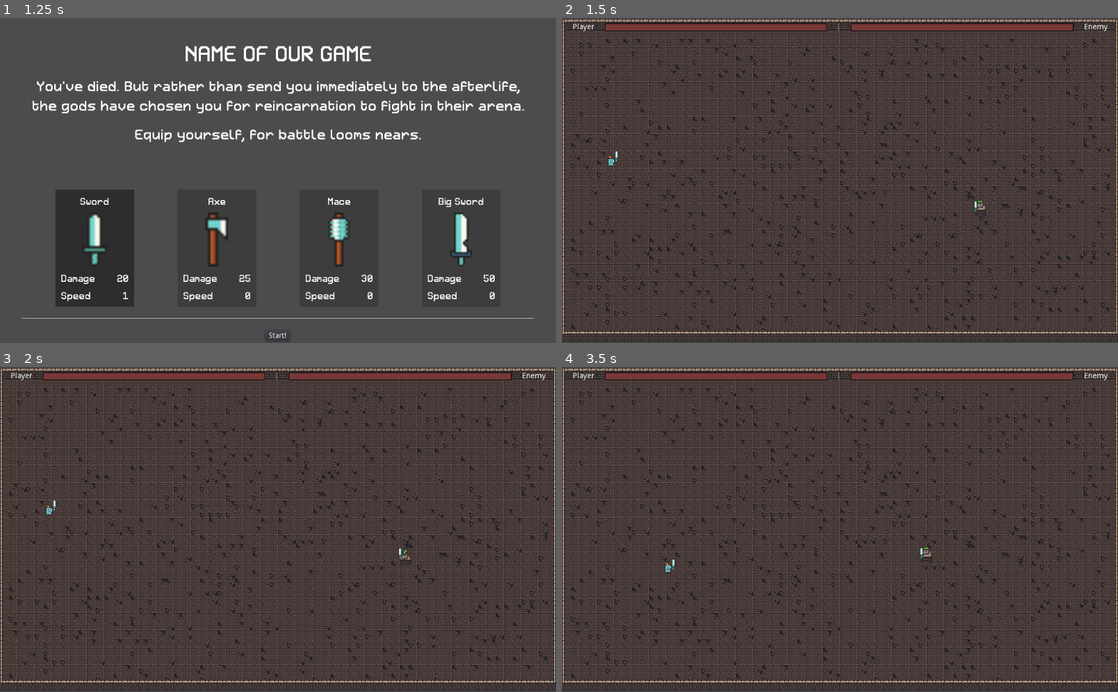
Above: before the commit, frames 1-4 (two rows, left to right).
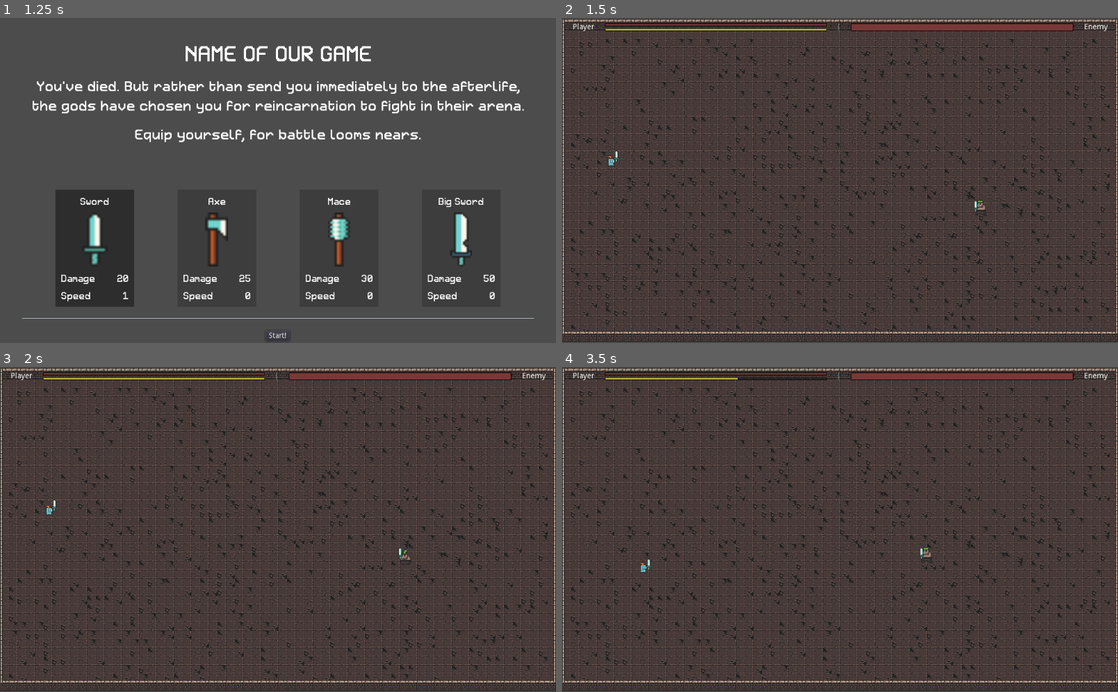
Above: after the commit, the same moments.

Repository: josephmbustamante/ludum-dare-45
Game: Godot game, scene res://Scenes/WeaponPickerScreen.tscn
Two runs of this game, one before a commit and one after it. Both use one fixed random seed, a clock stepped at 60 frames per second and the inputs below.
Inputs (mouse positions are in pixels of both pictures, inside the frame that each line leads up to):
- Up to frame 1 (1.25 s): tap Enter at 0.5 s; move the mouse to (94, 248) at 0.52 s; hold Right (right) from 0.53 s (still down); click (94, 248) at 0.6 s; right-click (94, 248) at 0.8 s
- Up to frame 2 (1.5 s): release Right (right) at 1.25 s; click "Start!" at 1.25 s
- Up to frame 3 (2 s): no input
- Up to frame 4 (3.5 s): move the mouse to (728, 545) at 2.02 s; hold Down (down) 2.03-2.78 s; right-click (728, 545) at 2.1 s; click (728, 545) at 2.17 s; tap J at 2.3 s; move the mouse to (895, 458) at 2.77 s; hold Right (right) from 2.78 s (still down); hold J from 2.78 s (still down); click (895, 458) at 2.92 s; tap K at 3.05 s

Frame 1 is identical in both runs. In frame 2, 0.6% of the frame differs, in the area x 7-48%, y 2-4%; in frame 3, 0.6%; in frame 4, 0.7%, in the area x 7-67%, y 2-64%.

Commit message:
First pass at stamina, no regeneration

Diff:
--- a/Scenes/BattleUI.tscn
+++ b/Scenes/BattleUI.tscn
@@ -1,7 +1,15 @@
-[gd_scene load_steps=3 format=2]
+[gd_scene load_steps=4 format=2]
 
 [ext_resource path="res://Scripts/BattleUI.gd" type="Script" id=1]
 [ext_resource path="res://Scenes/HealthBar.tscn" type="PackedScene" id=2]
+
+[sub_resource type="StyleBoxFlat" id=1]
+bg_color = Color( 0.772549, 0.72549, 0.207843, 1 )
+border_width_left = 1
+border_width_top = 1
+border_width_right = 1
+border_width_bottom = 1
+border_color = Color( 0, 0, 0, 1 )
 
 [node name="BattleUI" type="MarginContainer"]
 anchor_right = 1.0
@@ -34,7 +42,24 @@
 margin_bottom = 14.0
 text = "Player"
 
-[node name="PlayerHealthBar" parent="Rows/Columns" instance=ExtResource( 2 )]
+[node name="PlayerBars" type="VBoxContainer" parent="Rows/Columns"]
+margin_left = 59.0
+margin_right = 468.0
+margin_bottom = 14.0
+size_flags_horizontal = 3
+
+[node name="PlayerHealthBar" parent="Rows/Columns/PlayerBars" instance=ExtResource( 2 )]
+margin_left = 0.0
+margin_right = 409.0
+margin_bottom = 5.0
+size_flags_vertical = 3
+
+[node name="PlayerStaminaBar" parent="Rows/Columns/PlayerBars" instance=ExtResource( 2 )]
+margin_left = 0.0
+margin_top = 9.0
+margin_right = 409.0
+size_flags_vertical = 3
+custom_styles/fg = SubResource( 1 )
 
 [node name="Placeholder" type="VSeparator" parent="Rows/Columns"]
 margin_left = 488.0
--- a/Scenes/Main.tscn
+++ b/Scenes/Main.tscn
@@ -51,4 +51,5 @@
 margin_bottom = 150.0
 text = "Onward!"
 [connection signal="player_health_changed" from="Player" to="BattleUI" method="handle_player_health_changed"]
+[connection signal="player_stamina_changed" from="Player" to="BattleUI" method="handle_player_stamina_changed"]
 [connection signal="pressed" from="VictoryButton" to="." method="_on_VictoryButton_pressed"]
--- a/Scripts/BattleUI.gd
+++ b/Scripts/BattleUI.gd
@@ -1,24 +1,28 @@
 extends MarginContainer
 
-onready var player_health_bar = $Rows/Columns/PlayerHealthBar
+onready var player_health_bar = $Rows/Columns/PlayerBars/PlayerHealthBar
+onready var player_stamina_bar = $Rows/Columns/PlayerBars/PlayerStaminaBar
 onready var enemy_health_bar = $Rows/Columns/EnemyHealthBar
 var enemy_health = 0
 
 func initialize_player_health(max_health: int):
 	player_health_bar.initialize_health_bar(max_health)
 
+func initialize_player_stamina(stamina: int):
+	player_stamina_bar.initialize_health_bar(stamina)
+
 func initialize_enemy_health(max_health: int):
 	enemy_health = max_health
 	enemy_health_bar.initialize_health_bar(max_health)
+
+func handle_player_stamina_changed(new_stamina: int):
+	player_stamina_bar.change_health_bar_value(new_stamina)
 
 func handle_player_health_changed(new_health: int):
 	player_health_bar.change_health_bar_value(new_health)
 
 func handle_enemy_health_changed(health_lost: int):
-	print("handle_enemy_health_changed health_lost", health_lost)
-	print("handle_enemy_health_changed original enemy health", enemy_health)
 	enemy_health -= health_lost
-	print("handle_enemy_health_changed new enemy health", enemy_health)
 	enemy_health_bar.change_health_bar_value(enemy_health)
 	if enemy_health <= 0:
 		Global.enemy_defeated = true
--- a/Scripts/Main.gd
+++ b/Scripts/Main.gd
@@ -20,6 +20,7 @@
 
 	ui.initialize_enemy_health(health)
 	ui.initialize_player_health(PlayerVariables.stats[PlayerVariables.PLAYER_STATS.health]["current_value"])
+	ui.initialize_player_stamina(PlayerVariables.stats[PlayerVariables.PLAYER_STATS.stamina]["current_value"])
 
 	if !Global.music_player.playing:
 		Global.music_player.play()
--- a/Scripts/Player.gd
+++ b/Scripts/Player.gd
@@ -3,17 +3,22 @@
 onready var health = PlayerVariables.stats[PlayerVariables.PLAYER_STATS.health]["current_value"]
 onready var strength = PlayerVariables.stats[PlayerVariables.PLAYER_STATS.strength]["current_value"]
 onready var speed = PlayerVariables.stats[PlayerVariables.PLAYER_STATS.speed]["current_value"]
+onready var stamina = PlayerVariables.stats[PlayerVariables.PLAYER_STATS.stamina]["current_value"]
 
 # Player stats go betwen 1-10, and if we used that as a speed they would be frustratingly slow.
 # Instead, we keep the 1-10 scale, and just have a multiplier here
 export (int) var speed_multiplier = 10
 export (int) var base_speed = 75
 
+export (int) var attack_stamina_cost = 10
+export (int) var dash_stamina_cost = 20
+
 var dash_multiplier = 1
 
 var facing_left: bool = false
 
 signal player_health_changed(new_health)
+signal player_stamina_changed(new_stamina)
 
 func _ready() -> void:
 	$Weapon.set_group_to_attack("enemy")
@@ -49,25 +54,32 @@
 		scale.x *= -1
 		facing_left = false
 
-	if Input.is_action_just_pressed("click"):
+	if Input.is_action_just_pressed("attack") && $AttackCooldown.is_stopped() && stamina >= attack_stamina_cost:
+		update_stamina(-attack_stamina_cost)
 		$Weapon.attack()
+		$AttackCooldown.start()
 
-	if Input.is_key_pressed(KEY_J) && $DashCooldown.is_stopped():
+	if Input.is_action_just_pressed("dash")  && $DashCooldown.is_stopped()  && stamina >= dash_stamina_cost:
+		update_stamina(-dash_stamina_cost)
 		$DashCooldown.start()
 		$DashEffect.start()
 		$Weapon.enable_critical_hit()
 
-	if Input.is_key_pressed(KEY_K) && $AttackCooldown.is_stopped():
-		$Weapon.attack()
-		$AttackCooldown.start()
-
 	move_and_slide(velocity)
 
 func handle_hit(damage: int):
-	health -= damage
+	update_health(damage)
 	$AnimationPlayer.play("HitAnimation")
-	emit_signal("player_health_changed", health)
+
 	if health <= 0:
 		Global.player_died()
 		Global.goto_scene("res://Scenes/WeaponPickerScreen.tscn")
 		queue_free()
+
+func update_health(damage: int):
+	health -= damage
+	emit_signal("player_health_changed", health)
+
+func update_stamina(stamina_change: int):
+	stamina += stamina_change
+	emit_signal("player_stamina_changed", stamina)
--- a/Scripts/PlayerVariables.gd
+++ b/Scripts/PlayerVariables.gd
@@ -3,6 +3,7 @@
 enum PLAYER_STATS {
 	health,
 	strength,
+	stamina,
 	speed
 }
 
@@ -18,6 +19,12 @@
 		"current_value": 1,
 		"max_value": 10,
 		"increment": 1,
+	},
+	PLAYER_STATS.stamina: {
+		"start_value": 100,
+		"current_value": 100,
+		"max_value": 200,
+		"increment": 10,
 	},
 	PLAYER_STATS.speed: {
 		"start_value": 1,
--- a/project.godot
+++ b/project.godot
@@ -50,9 +50,16 @@
 , Object(InputEventKey,"resource_local_to_scene":false,"resource_name":"","device":0,"alt":false,"shift":false,"control":false,"meta":false,"command":false,"pressed":false,"scancode":68,"unicode":0,"echo":false,"script":null)
  ]
 }
-click={
+attack={
 "deadzone": 0.5,
 "events": [ Object(InputEventMouseButton,"resource_local_to_scene":false,"resource_name":"","device":0,"alt":false,"shi …(212 unchanged characters)…
+, Object(InputEventKey,"resource_local_to_scene":false,"resource_name":"","device":0,"alt":false,"shift":false,"control":false,"meta":false,"command":false,"pressed":false,"scancode":75,"unicode":0,"echo":false,"script":null)
+ ]
+}
+dash={
+"deadzone": 0.5,
+"events": [ Object(InputEventMouseButton,"resource_local_to_scene":false,"resource_name":"","device":0,"alt":false,"shift":false,"control":false,"meta":false,"command":false,"button_mask":0,"position":Vector2( 0, 0 ),"global_position":Vector2( 0, 0 ),"factor":1.0,"button_index":2,"pressed":false,"doubleclick":false,"script":null)
+, Object(InputEventKey,"resource_local_to_scene":false,"resource_name":"","device":0,"alt":false,"shift":false,"control":false,"meta":false,"command":false,"pressed":false,"scancode":74,"unicode":0,"echo":false,"script":null)
  ]
 }
 
